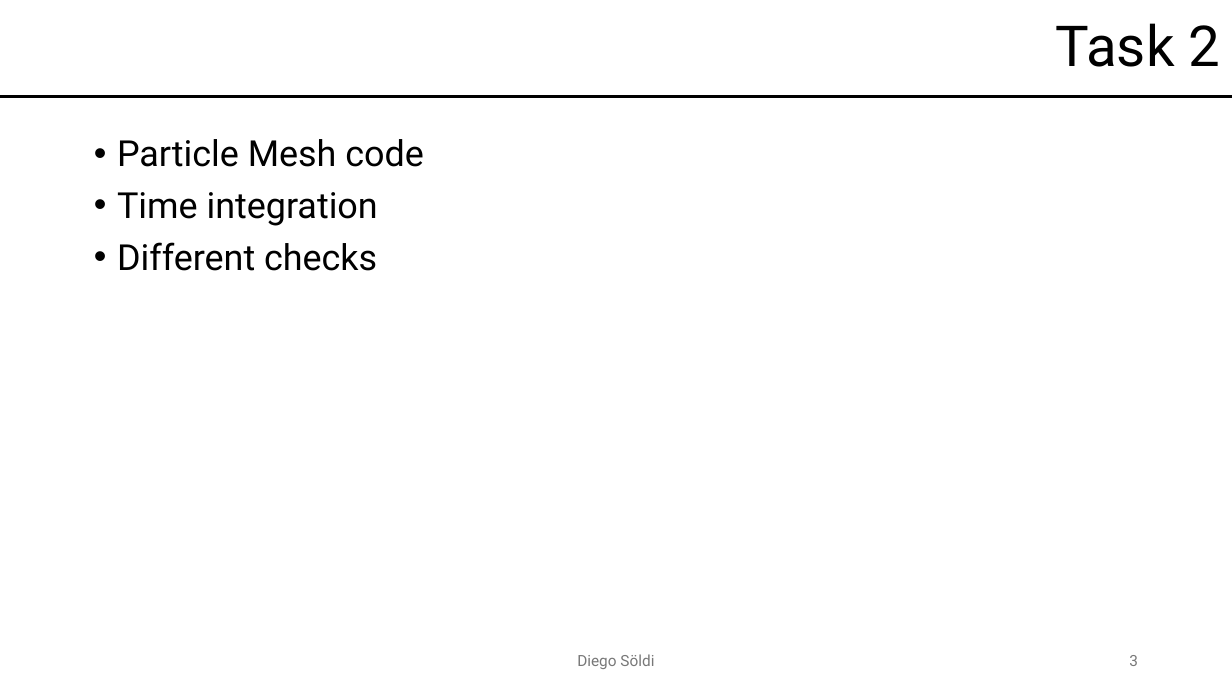
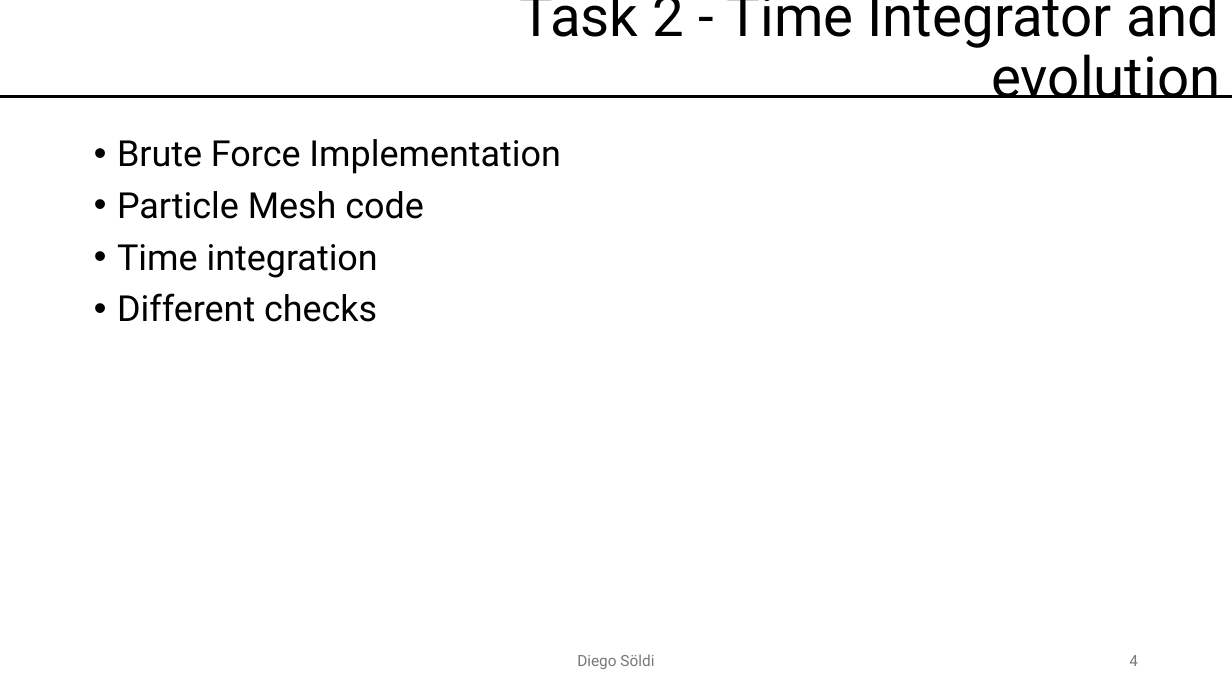
Before and after one commit to DSoeldi/N_Body, a slide deck: slide 4 of Astro_Presentation.pptx (slide 3 before the commit). Drawn at 1232x693 pixels with LibreOffice and Linux fonts; fonts in the diff are those of the drawing; background and template pictures are left out. Boxes give left, top, right and bottom in pixels: in the first picture for what was removed or moved away, otherwise in the second. Text is boxed around its words. In the diff, an @@ line names an element or a change of style, - is before the commit and + after.

```diff
--- a/Astro_Presentation.pptx
+++ b/Astro_Presentation.pptx
@@ title at <box>519,0,1220,98</box>: text changed @@
-Task 2
+Task 2 - Time Integrator and evolution
@@ text at <box>117,139,561,174</box>: paragraph added @@
+• Brute Force Implementation
@@ page number at <box>1129,655,1138,666</box>: text changed @@
-3
+4
```
Also in this commit, not shown: 1 other slide changed, 4 slides added, 27 other files.
